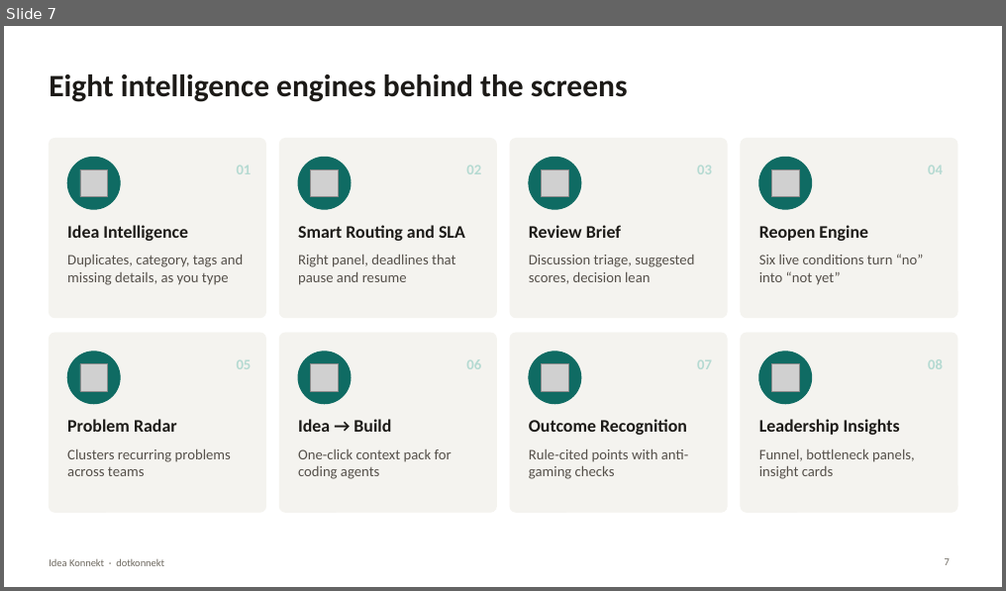
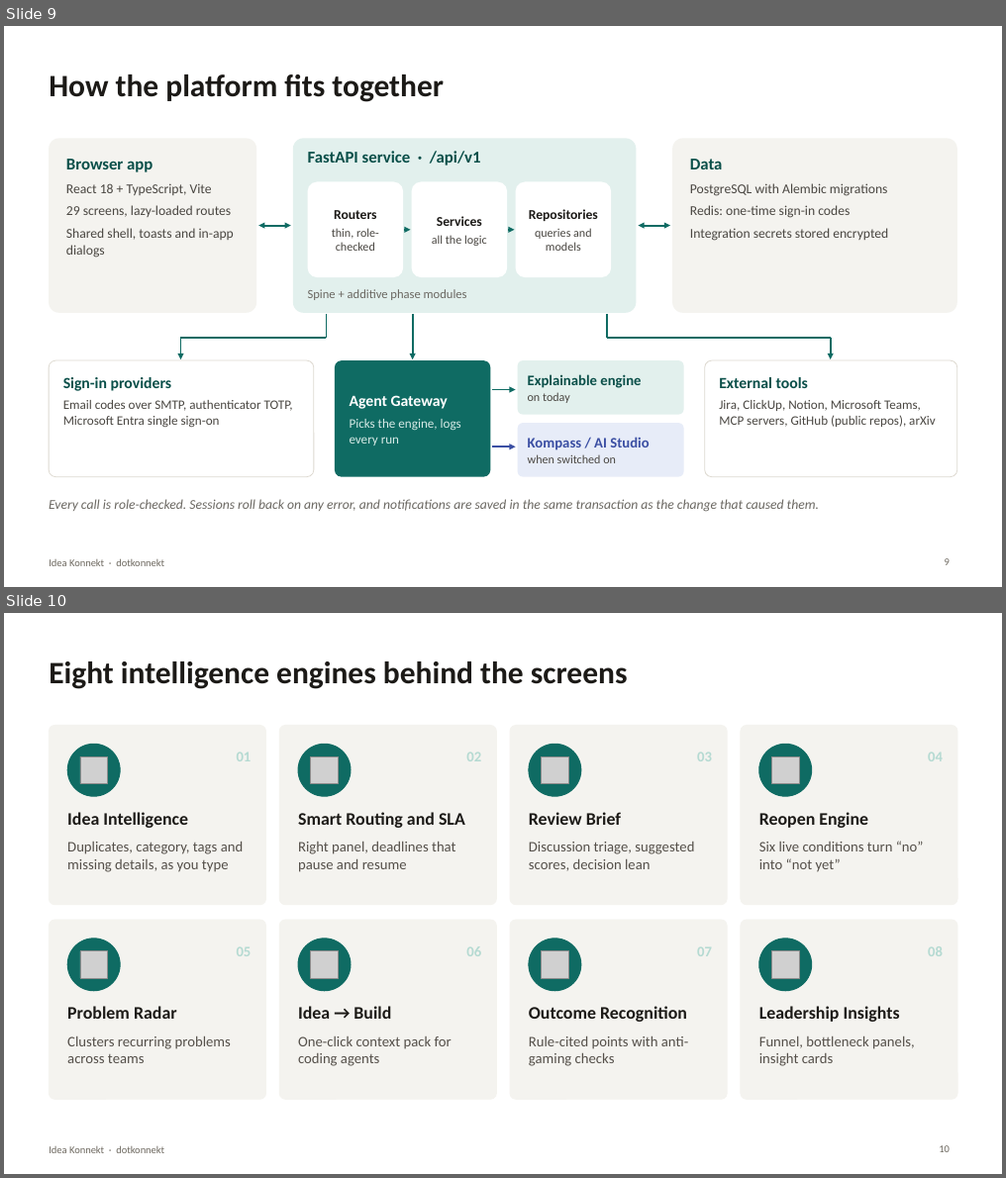
Before and after one commit to AmrithNiyogi/Idea-Hub, a slide deck: docs/project_docs/Idea_Konnekt_Demo.pptx. Shown one above the other, each under a label of ours: slide 7 before the commit, slides 9 and 10 after it. The pictures are 1006x591 and 1006x1178 pixels, drawn with LibreOffice and Linux fonts; fonts in the diff are those of the drawing; grey boxes stand for pictures. Boxes give left, top, right and bottom in pixels: in the first picture for what was removed or moved away, otherwise in the second. Text is boxed around its words. In the diff, an @@ line names an element or a change of style, - is before the commit and + after.

```diff
--- a/docs/project_docs/Idea_Konnekt_Demo.pptx
+++ b/docs/project_docs/Idea_Konnekt_Demo.pptx
@@ slide 9 added at (x1=4, y1=26, x2=1002, y2=587), background #FFFFFF; not listed: 1 template element that a slide beside it also shows @@
@@ title added at (x1=49, y1=75, x2=444, y2=102), 30 pt, text #1C1A17, bold @@
+How the platform fits together
@@ rounded rectangle added at (x1=49, y1=138, x2=257, y2=313), fill #F4F3EF, 13 pt, text #4A4742 @@
+Browser app
+React 18 + TypeScript, Vite
+29 screens, lazy-loaded routes
+Shared shell, toasts and in-app dialogs
@@ rounded rectangle added at (x1=293, y1=138, x2=636, y2=313), fill #E2F0ED @@
@@ rounded rectangle added at (x1=672, y1=138, x2=957, y2=313), fill #F4F3EF, 13 pt, text #4A4742 @@
+Data
+PostgreSQL with Alembic migrations
+Redis: one-time sign-in codes
+Integration secrets stored encrypted
@@ text added at (x1=308, y1=151, x2=481, y2=166), 16 pt, text #0A4F49, bold @@
+FastAPI service · /api/v1
@@ rounded rectangle added at (x1=308, y1=181, x2=404, y2=277), fill #FFFFFF, 11.5 pt, text #4A4742 @@
+Routers
+thin, role-checked
@@ rounded rectangle added at (x1=411, y1=181, x2=507, y2=277), fill #FFFFFF, 11.5 pt, text #4A4742 @@
+Services
+all the logic
@@ rounded rectangle added at (x1=515, y1=181, x2=611, y2=277), fill #FFFFFF, 11.5 pt, text #4A4742 @@
+Repositories
+queries and models
@@ double arrow added from (258, 226) to (291, 226), #0F6B63 1.75 pt @@
@@ arrow added from (405, 230) to (411, 230), #0F6B63 1.5 pt @@
@@ arrow added from (509, 230) to (515, 230), #0F6B63 1.5 pt @@
@@ double arrow added from (638, 226) to (670, 226), #0F6B63 1.75 pt @@
@@ text added at (x1=308, y1=289, x2=467, y2=300), 12 pt, text #6B6862 @@
+Spine + additive phase modules
@@ line added from (327, 314) to (327, 338), #0F6B63 1.75 pt @@
@@ arrow added from (413, 314) to (413, 360), #0F6B63 1.75 pt @@
@@ line added from (607, 314) to (607, 338), #0F6B63 1.75 pt @@
@@ line added from (327, 338) to (180, 338), #0F6B63 1.75 pt @@
@@ arrow added from (180, 338) to (180, 360), #0F6B63 1.75 pt @@
@@ line added from (607, 338) to (831, 338), #0F6B63 1.75 pt @@
@@ arrow added from (831, 338) to (831, 360), #0F6B63 1.75 pt @@
@@ rounded rectangle added at (x1=49, y1=361, x2=314, y2=477), fill #FFFFFF, outline #DDD9D0 0.75 pt, 12.5 pt, text #4A4742 @@
+Sign-in providers
+Email codes over SMTP, authenticator TOTP, Microsoft Entra single sign-on
@@ rounded rectangle added at (x1=335, y1=361, x2=491, y2=477), fill #0F6B63, 12.5 pt, text #D6EAE6 @@
+Agent Gateway
+Picks the engine, logs every run
@@ rounded rectangle added at (x1=518, y1=361, x2=684, y2=414), fill #E2F0ED, 14 pt, text #0A4F49, bold @@
+Explainable engine
+on today
@@ rounded rectangle added at (x1=705, y1=361, x2=957, y2=477), fill #FFFFFF, outline #DDD9D0 0.75 pt, 12.5 pt, text #4A4742 @@
+External tools
+Jira, ClickUp, Notion, Microsoft Teams, MCP servers, GitHub (public repos), arXiv
@@ arrow added from (493, 390) to (515, 390), #0F6B63 1.75 pt @@
@@ rounded rectangle added at (x1=518, y1=424, x2=684, y2=477), fill #E7ECF8, 14 pt, text #3B4FA3, bold @@
+Kompass / AI Studio
+when switched on
@@ arrow added from (493, 447) to (515, 447), #3B4FA3 1.75 pt @@
@@ text added at (x1=49, y1=499, x2=819, y2=512), 13 pt, text #6B6862, italic @@
+Every call is role-checked. Sessions roll back on any error, and notifications are saved in the same transaction as the change that caused them.
@@ page number added at (x1=944, y1=559, x2=949, y2=566), 10 pt, text #6E6960 @@
+9
@@ what was slide 7 is now slide 10 @@
@@ page number at (x1=939, y1=1146, x2=949, y2=1153): text changed @@
-7
+10
```
Also in this commit, not shown: 3 slides changed, 7 other slides added.
